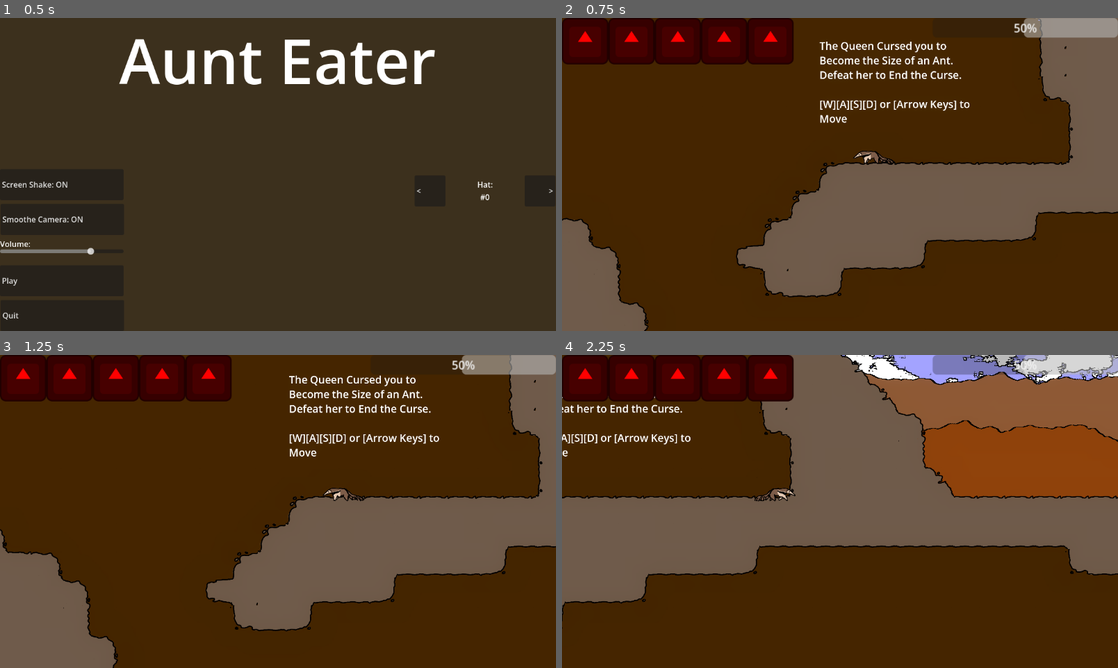
Above: before the commit, frames 1-4 (two rows, left to right).
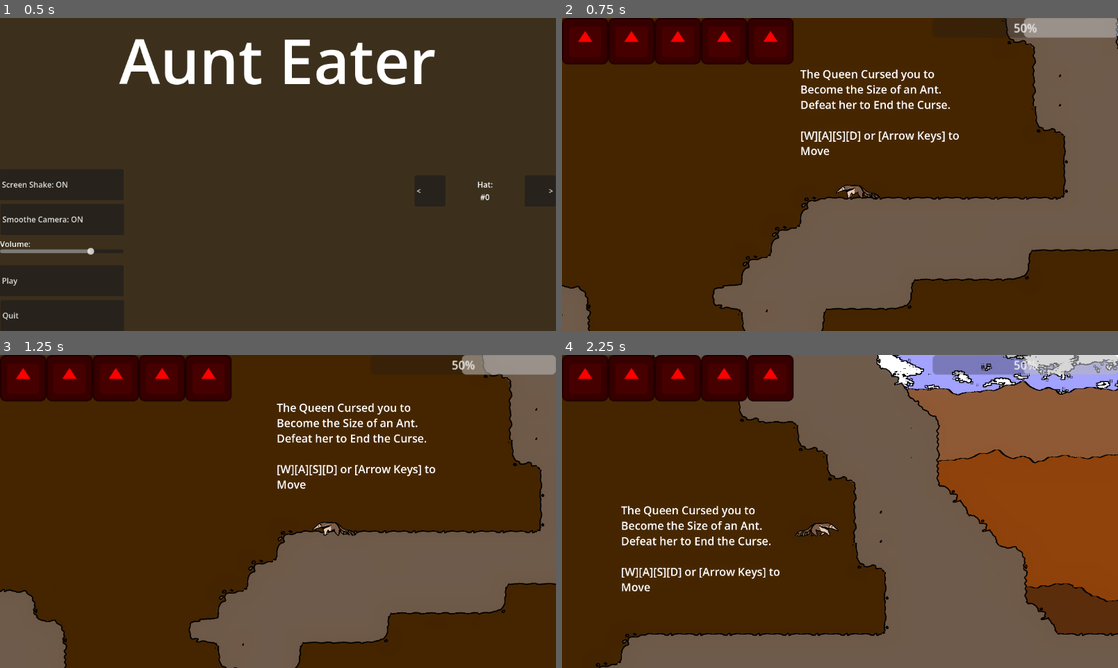
Above: after the commit, the same moments.

Repository: IncrediblyCreativeUsername/Team-Indecisive-Cutthroat-2026
Game: Godot game, scene res://UI/MainMenu.tscn
Two runs of this game, one before a commit and one after it. Both use one fixed random seed, a clock stepped at 60 frames per second and the inputs below. The engine's default icon, where the game draws it, is replaced by a stand-in: a white triangle on a blue panel in a dark square.
Inputs (mouse positions are in pixels of both pictures, inside the frame that each line leads up to):
- Up to frame 1 (0.5 s): no input
- Up to frame 2 (0.75 s): click "Play" at 0.5 s
- Up to frame 3 (1.25 s): no input
- Up to frame 4 (2.25 s): move the mouse to (962, 495) at 1.27 s; hold D (MOVE_RIGHT) from 1.28 s (still down); click (962, 495) at 1.35 s; tap Space (JUMP) at 1.52 s; move the mouse to (728, 527) at 2.02 s; tap Q (DROP) at 2.1 s

Frame 1 is identical in both runs. In frame 2, 22% of the frame differs, in the area x 0-100%, y 0-100%; in frame 3, 22%; in frame 4, 47%.

Commit message:
Camera tweaks
Raised default camera position, increased grapple momentum, zoomed in camera slightly, replaced tongue tip circle with cylinder, removed looking up, reduced smoothing speed, added export variables for camera look distance

Diff:
--- a/Player/Player.tscn
+++ b/Player/Player.tscn
@@ -13,8 +13,9 @@
 atlas = ExtResource("4_ddoul")
 region = Rect2(768, 128, 128, 128)
 
-[sub_resource type="CircleShape2D" id="CircleShape2D_q3lat"]
-radius = 20.0
+[sub_resource type="CapsuleShape2D" id="CapsuleShape2D_8g4oa"]
+radius = 20.75
+height = 140.2857
 
 [sub_resource type="Animation" id="Animation_q3lat"]
 resource_name = "Extend"
@@ -212,7 +213,7 @@
 script = ExtResource("1_3qydi")
 friction = 900
 drag = 700
-grappleMomentum = 1.1
+grappleMomentum = 1.25
 
 [node name="PlayerSprite" type="AnimatedSprite2D" parent="." unique_id=1795922126]
 position = Vector2(338, 29)
@@ -261,7 +262,7 @@
 monitoring = false
 
 [node name="CollisionShape2D" type="CollisionShape2D" parent="Tongue/Area2D" unique_id=1333496732]
-shape = SubResource("CircleShape2D_q3lat")
+shape = SubResource("CapsuleShape2D_8g4oa")
 
 [node name="TongueAnim" type="AnimationPlayer" parent="Tongue" unique_id=1214662753]
 libraries/ = SubResource("AnimationLibrary_tok1r")
@@ -279,12 +280,14 @@
 shape = SubResource("RectangleShape2D_tok1r")
 
 [node name="Camera2D" type="Camera2D" parent="." unique_id=717058259]
-position = Vector2(0, 150)
-zoom = Vector2(0.45, 0.45)
+position = Vector2(0, -125)
+zoom = Vector2(0.475, 0.475)
 limit_enabled = false
 position_smoothing_speed = 6.0
 script = ExtResource("5_8g4oa")
-smoothSpeed = 24.0
+smoothSpeed = 10.0
+horizDist = 550
+vertDist = 700
 
 [connection signal="body_entered" from="Tongue/Area2D" to="." method="_on_area_2d_body_entered"]
 [connection signal="animation_finished" from="Tongue/TongueAnim" to="." method="_on_tongue_anim_animation_finished"]
--- a/Player/camera.gd
+++ b/Player/camera.gd
@@ -2,8 +2,11 @@
 
 @onready var shaking := false
 @onready var flipped := false
+@onready var defaultPos := position
 var smoothedPosition := Vector2(0, 150)
 @export var smoothSpeed := 6.0
+@export var horizDist := 400
+@export var vertDist := 400
 
 func addShake(strength, duration):
 	if !shaking && Globals.screenShake:
@@ -23,12 +26,12 @@
 	if newFlipped != flipped:
 		flipped = newFlipped
 		if flipped:
-			smoothedPosition.x = -500
+			smoothedPosition.x = -horizDist
 		else:
-			smoothedPosition.x = 500
+			smoothedPosition.x = horizDist
 
 func _process(delta: float) -> void:
-	smoothedPosition.y = 150 + 900*(Input.get_action_strength("MOVE_DOWN") - Input.get_action_strength("MOVE_UP"))
+	smoothedPosition.y = defaultPos.y + vertDist*(Input.get_action_strength("MOVE_DOWN"))
 
 	if smoothedPosition != position && Globals.smootheCam:
 		if position.distance_to(smoothedPosition) > smoothSpeed*delta*60:
--- a/project.godot
+++ b/project.godot
@@ -63,6 +63,8 @@
 JUMP={
 "deadzone": 0.2,
 "events": [Object(InputEventKey,"resource_local_to_scene":false,"resource_name":"","device":-1,"window_id":0,"alt_press …(191 unchanged characters)…
+, Object(InputEventKey,"resource_local_to_scene":false,"resource_name":"","device":-1,"window_id":0,"alt_pressed":false,"shift_pressed":false,"ctrl_pressed":false,"meta_pressed":false,"pressed":false,"keycode":0,"physical_keycode":87,"key_label":0,"unicode":119,"location":0,"echo":false,"script":null)
+, Object(InputEventKey,"resource_local_to_scene":false,"resource_name":"","device":-1,"window_id":0,"alt_pressed":false,"shift_pressed":false,"ctrl_pressed":false,"meta_pressed":false,"pressed":false,"keycode":0,"physical_keycode":4194320,"key_label":0,"unicode":0,"location":0,"echo":false,"script":null)
 ]
 }
 GRAPPLE={
